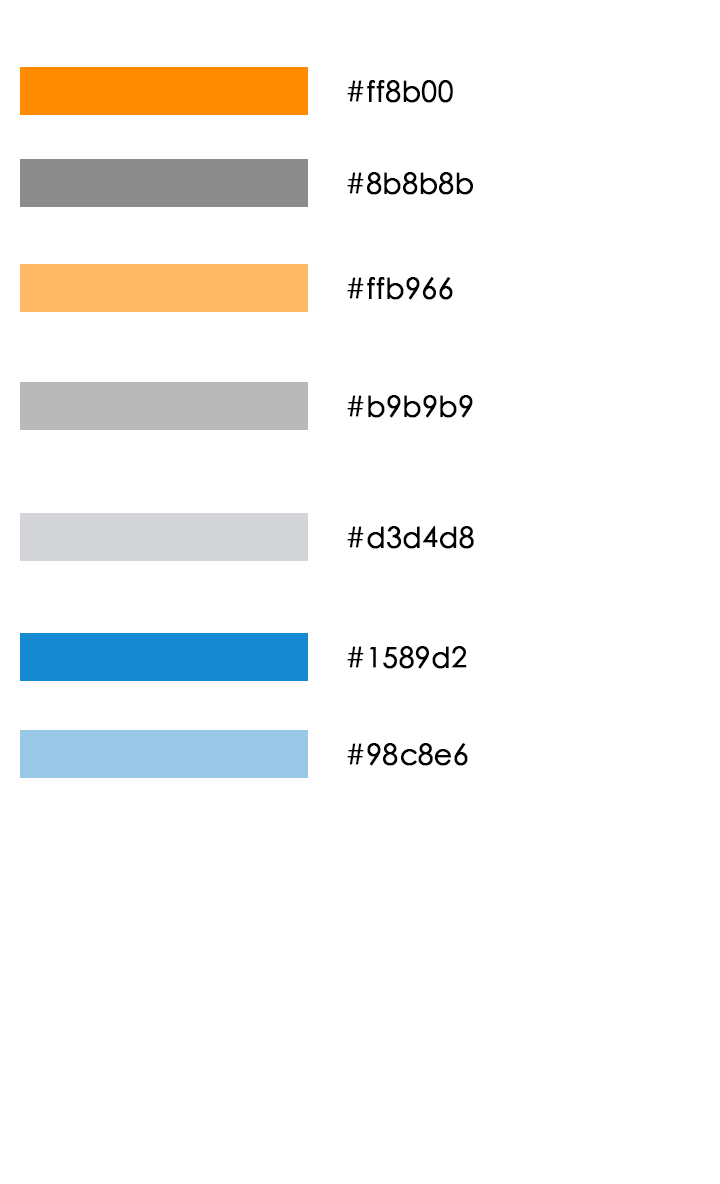
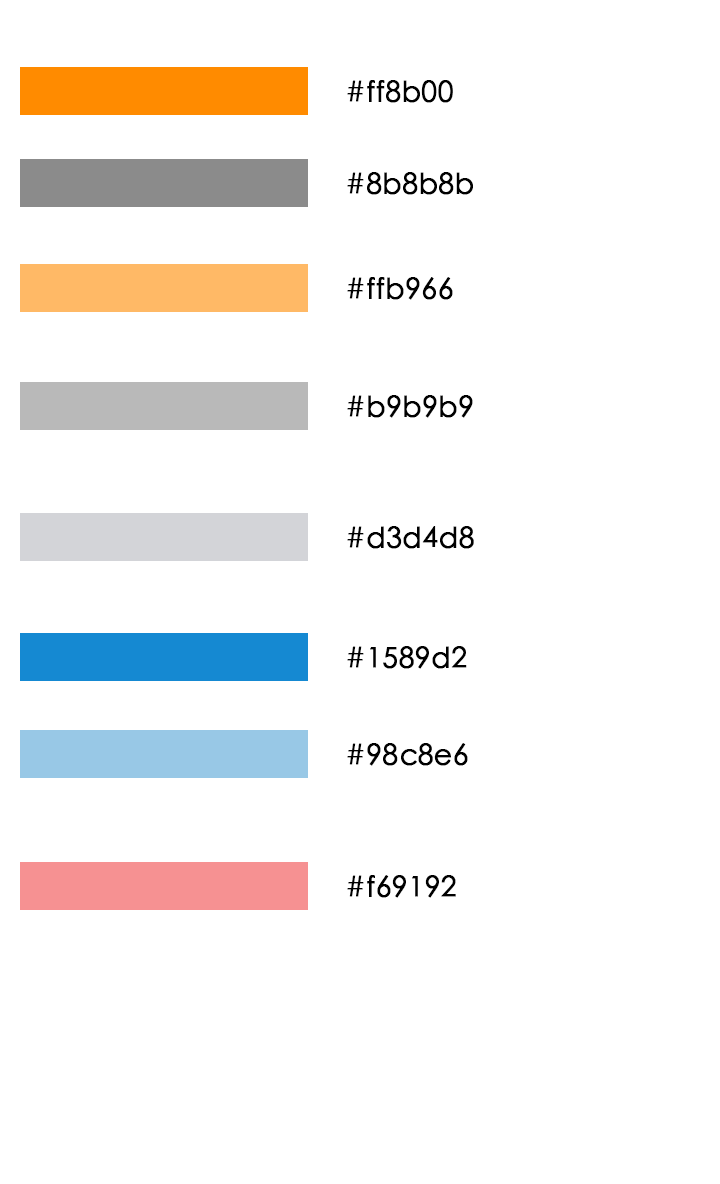
Layers edited between the first and the second 720×1184 image:
added group "组 1 拷贝 7" with 2 layers above "组 1 拷贝 6" over [20, 862, 456, 910]
added layer "#f69192" in group "组 1 拷贝 7" over [347, 875, 456, 898]
added layer "98c8e6" (1st of 2, in "组 1 拷贝 7") in group "组 1 拷贝 7" over [20, 862, 308, 910]
